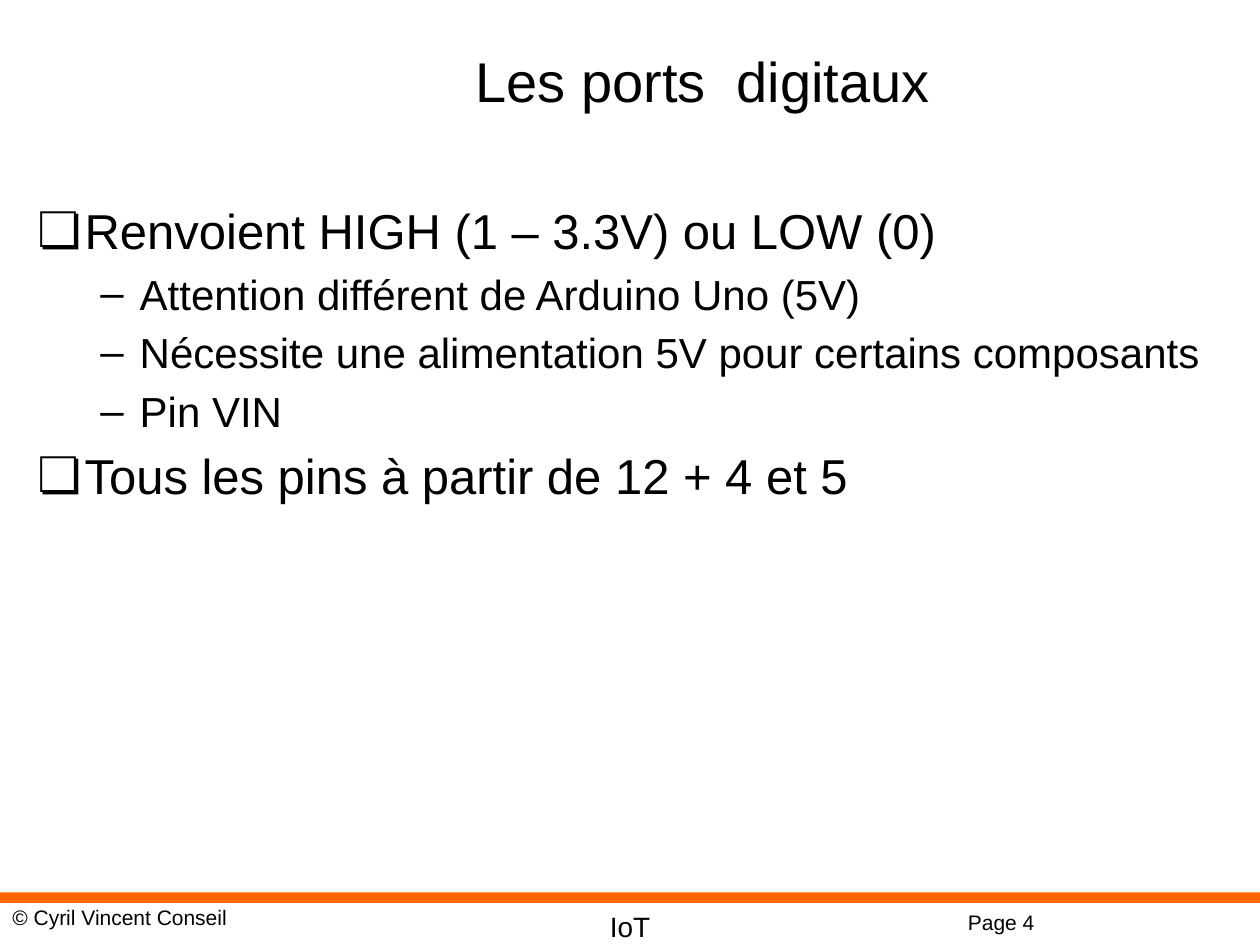
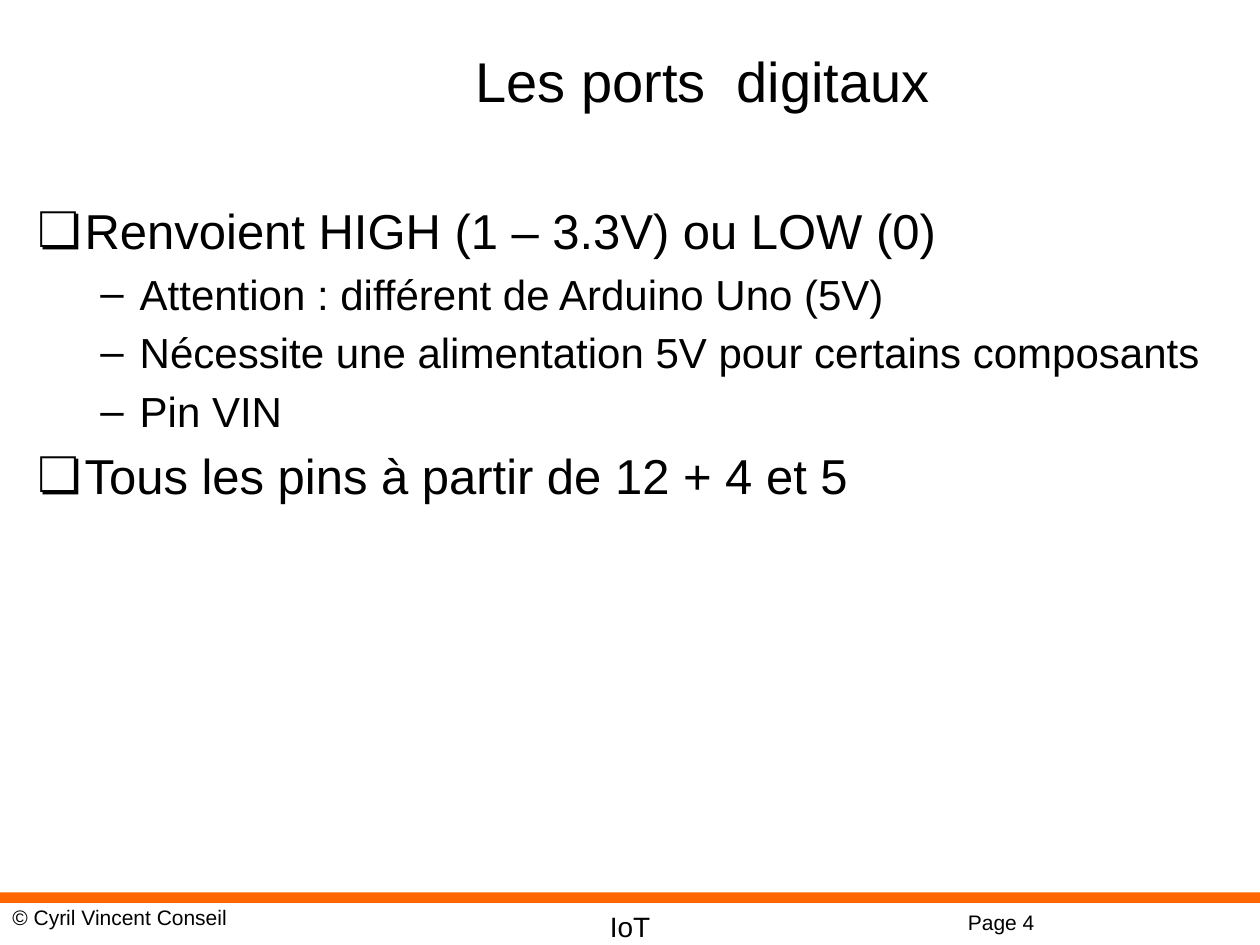
Before and after one commit to cyrilvincent/IoT, a slide deck: slide 4 of ppt/IoT19-MicropythonDev.pptx. Drawn at 1260x945 pixels with LibreOffice and Linux fonts; fonts in the diff are those of the drawing; background and template pictures are left out. Boxes give left, top, right and bottom in pixels: in the first picture for what was removed or moved away, otherwise in the second. Text is boxed around its words. In the diff, an @@ line names an element or a change of style, - is before the commit and + after.

```diff
--- a/ppt/IoT19-MicropythonDev.pptx
+++ b/ppt/IoT19-MicropythonDev.pptx
@@ text at bbox=[140, 279, 883, 318]: text changed @@
-  – Attention différent de Arduino Uno (5V)
+  – Attention : différent de Arduino Uno (5V)
```
Also in this commit, not shown: 1 other slide changed, 1 slide removed, 24 other files.
